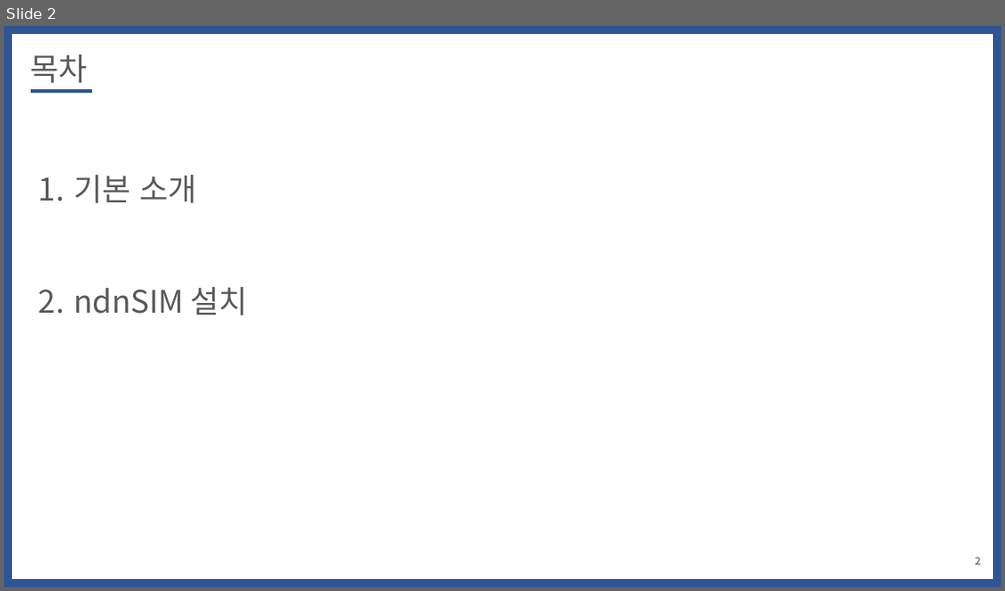
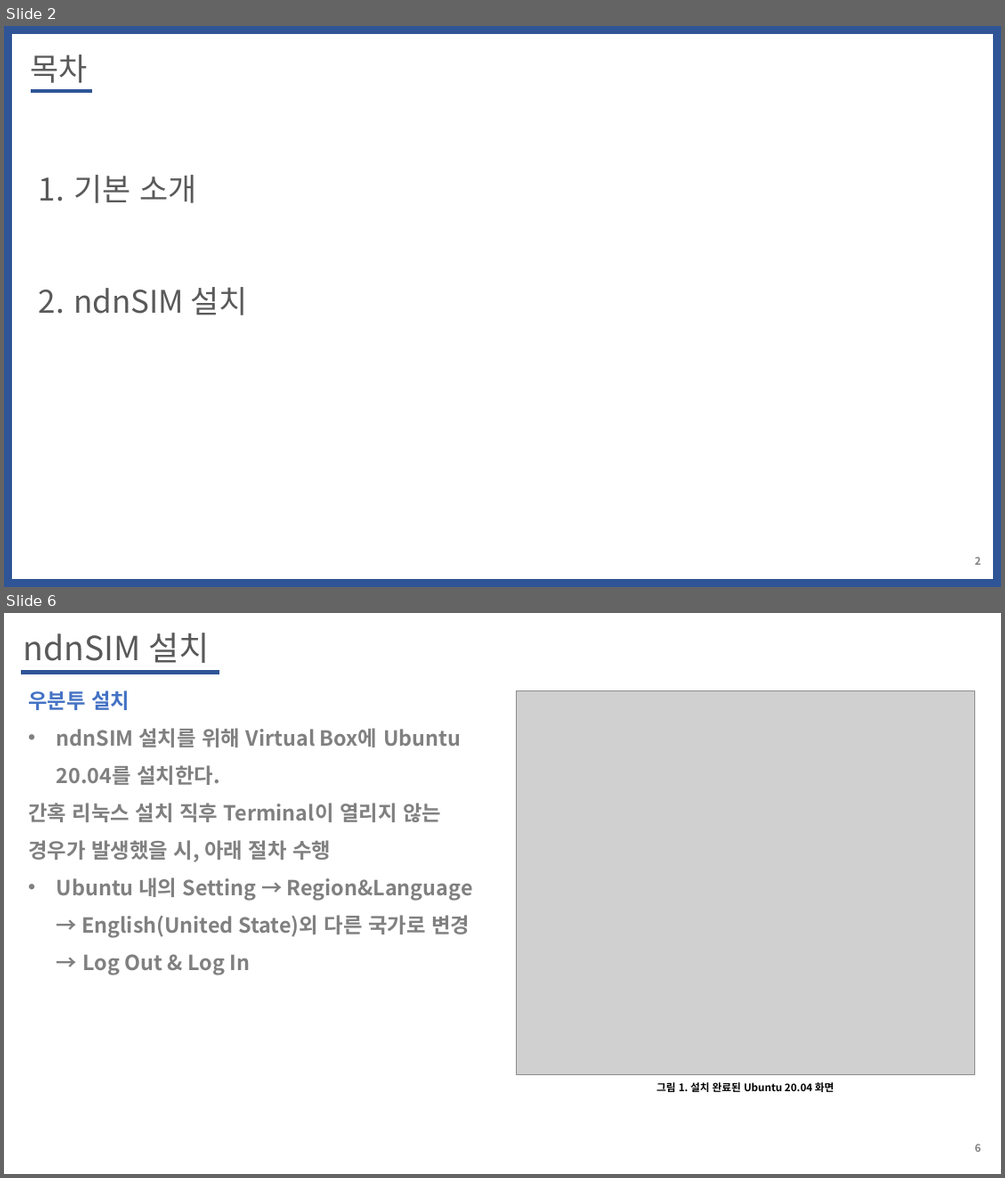
Before and after one commit to WoogiBoogi1129/ICN-NDN, a slide deck: Named-Data-Net/PPT/NDN_Tutorial_ndnSIM_Install.pptx. Shown one above the other, each under a label of ours: slide 2 before the commit, slides 2 and 6 after it; the slides between them are not shown. The pictures are 1005x591 and 1005x1178 pixels, drawn with LibreOffice and Linux fonts; fonts in the diff are those of the drawing; grey boxes stand for pictures. Boxes give left, top, right and bottom in pixels: in the first picture for what was removed or moved away, otherwise in the second. Text is boxed around its words. In the diff, an @@ line names an element or a change of style, - is before the commit and + after.

```diff
--- a/Named-Data-Net/PPT/NDN_Tutorial_ndnSIM_Install.pptx
+++ b/Named-Data-Net/PPT/NDN_Tutorial_ndnSIM_Install.pptx
@@ slide 6 added at box(4, 613, 1001, 1174), background #FFFFFF @@
@@ text added at box(23, 633, 210, 663), 32 pt, text #595959 @@
+ndnSIM 설치
@@ line added from (21, 672) to (219, 672), #2F5597 4.5 pt @@
@@ text added at box(28, 690, 473, 975), 20 pt, text #808080, bold @@
+우분투 설치
+• ndnSIM 설치를 위해 Virtual Box에 Ubuntu 20.04를 설치한다.
+간혹 리눅스 설치 직후 Terminal이 열리지 않는 경우가 발생했을 시, 아래 절차 수행
+• Ubuntu 내의 Setting → Region&Language → English(United State)외 다른 국가로 변경 → Log Out & Log In
@@ picture added at box(517, 691, 975, 1075) @@
@@ text added at box(656, 1082, 833, 1092), 10 pt, text #000000, bold @@
+그림 1. 설치 완료된 Ubuntu 20.04 화면
@@ page number added at box(975, 1143, 981, 1151), 10 pt, text #808080, bold @@
+6
```
Also in this commit, not shown: 2 slides changed, 7 other slides added, 10 slides removed, 1 other file.
